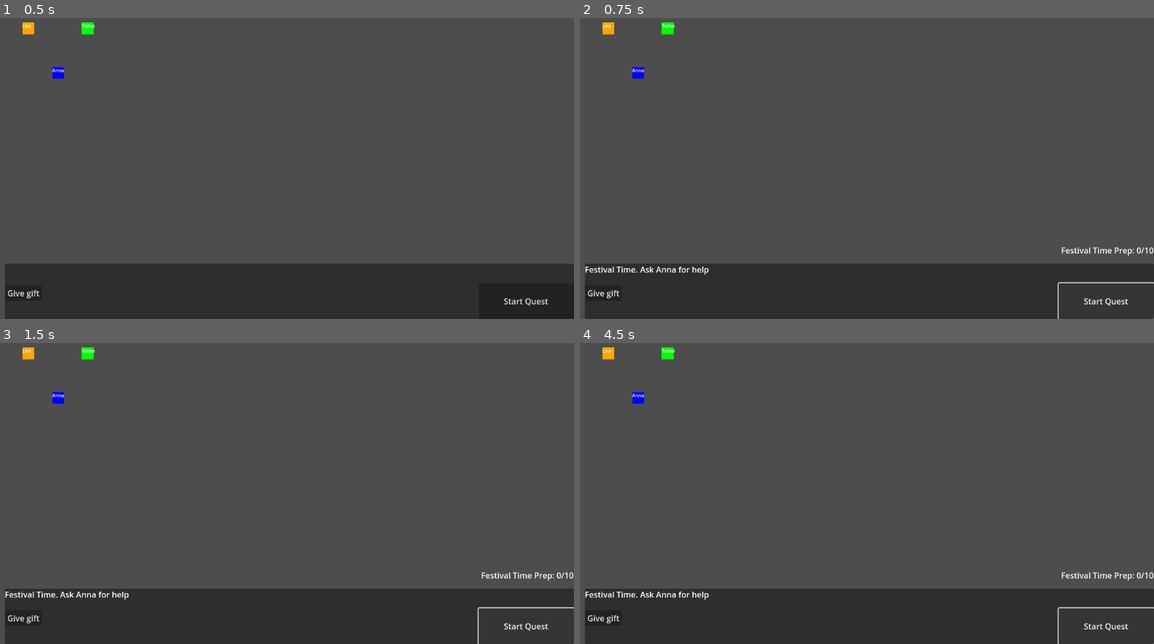
Above: before the commit, frames 1-4 (two rows, left to right).
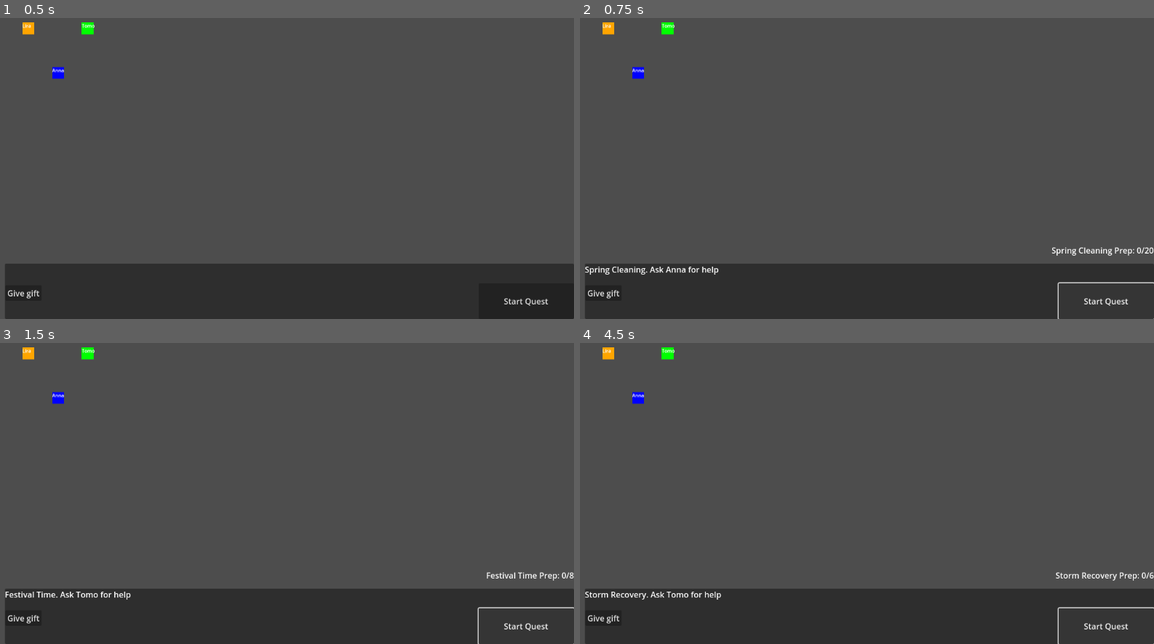
Above: after the commit, the same moments.

Repository: mquhuy/kingdomofchoices
Game: Godot game, scene res://main/main.tscn
Two runs of this game, one before a commit and one after it. Both use one fixed random seed, a clock stepped at 60 frames per second and the inputs below.
Inputs:
- Up to frame 1 (0.5 s): no input
- Up to frame 2 (0.75 s): click "Start Quest" at 0.5 s
- Up to frame 3 (1.5 s): click "Start Quest" at 1.25 s
- Up to frame 4 (4.5 s): click "Give gift" at 2 s; click "Give gift" at 2.75 s; click "Give gift" at 3.5 s; click "Start Quest" at 4.25 s

Frame 1 is identical in both runs. In frame 2, 0.5% of the frame differs, in the area x 0-100%, y 76-86%; in frame 3, 0.3%; in frame 4, 0.5%.

Commit message:
Make more quests

Diff:
--- a/quests/quests.gd
+++ b/quests/quests.gd
@@ -8,4 +8,12 @@
 		quest_status_label.text = ""
 
 func _on_start_quest_button_pressed() -> void:
-	QuestManager.start_quest("festival time", "Anna", 10)
+	var quest_names = ["festival time", "storm recovery", "spring cleaning", "midnight hunt"]
+	var character_names = ["Anna", "Tomo", "Lira", "Ben"]
+	var rng = RandomNumberGenerator.new()
+	rng.randomize()
+
+	var quest_name = quest_names[rng.randi_range(0, quest_names.size() - 1)]
+	var character_name = character_names[rng.randi_range(0, character_names.size() - 1)]
+	var quest_goal = rng.randi_range(5, 20)
+	QuestManager.start_quest(quest_name, character_name, quest_goal)
